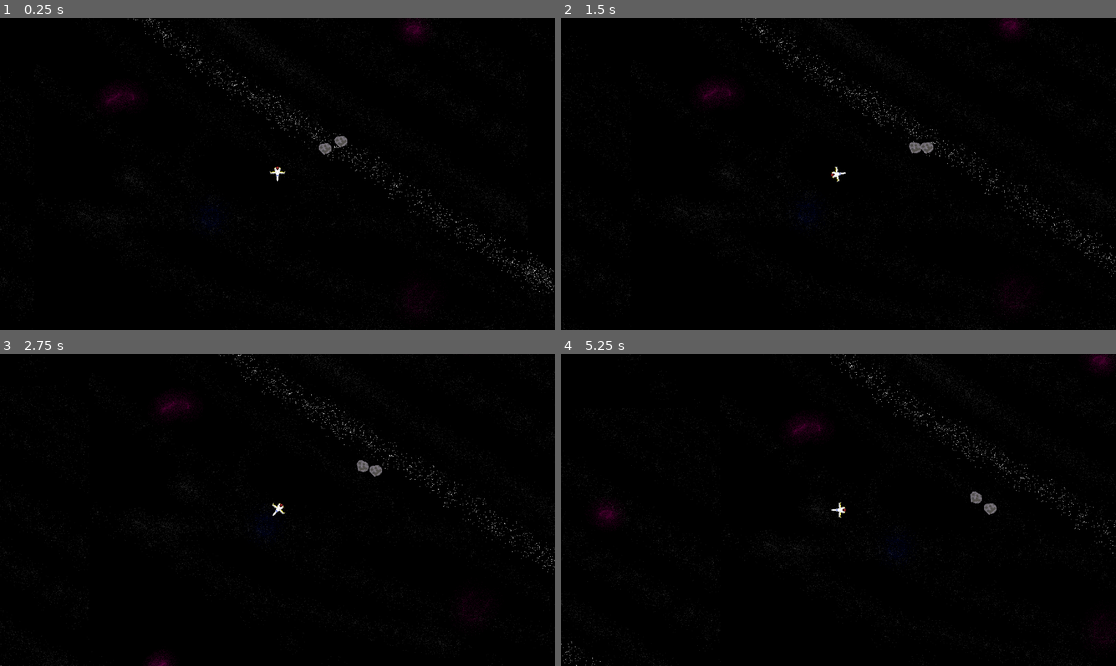
Above: before the commit, frames 1-4 (two rows, left to right).
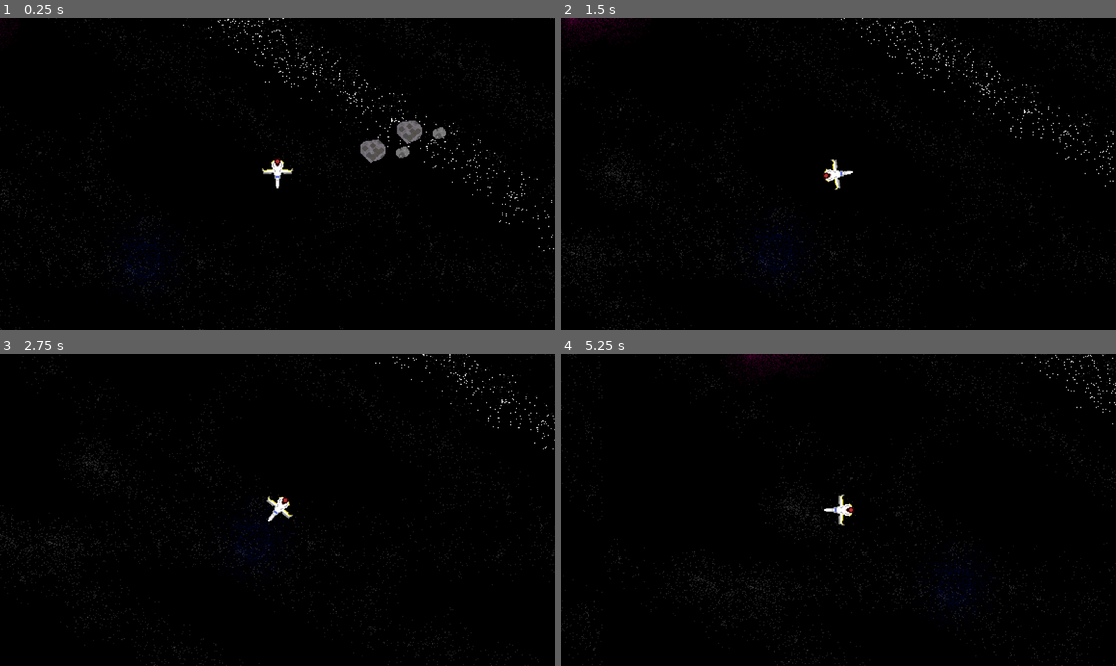
Above: after the commit, the same moments.

Repository: P3dr0-1702/final-reality
Game: Godot game, scene res://scenes/space.tscn
Same seed, same stepped clock (60 frames per second), same inputs: the game is played once before the commit and once after it.
Inputs (mouse positions are in pixels of both pictures, inside the frame that each line leads up to):
- Up to frame 1 (0.25 s): no input
- Up to frame 2 (1.5 s): move the mouse to (960, 158) at 0.52 s; click (960, 158) at 0.6 s; move the mouse to (727, 189) at 1.27 s; click (727, 189) at 1.35 s
- Up to frame 3 (2.75 s): move the mouse to (333, 441) at 2.02 s; click (333, 441) at 2.1 s
- Up to frame 4 (5.25 s): move the mouse to (810, 572) at 2.77 s; click (810, 572) at 2.85 s; move the mouse to (1005, 556) at 3.52 s; click (1005, 556) at 3.6 s; move the mouse to (672, 463) at 4.27 s; click (672, 463) at 4.35 s; move the mouse to (866, 510) at 5.02 s; click (866, 510) at 5.1 s

The runs differ from the first frame. In frame 1, 4.2% of the frame differs, in the area x 0-100%, y 0-100%; in frame 2, 3.6%; in frame 3, 3.1%; in frame 4, 3.4%.

Commit message:
added branches

Diff:
--- a/scenes/Bullet.tscn
+++ b/scenes/Bullet.tscn
@@ -1,7 +1,7 @@
 [gd_scene load_steps=4 format=3 uid="uid://hi5dpmp703uq"]
 
 [ext_resource type="Texture2D" uid="uid://c6xjfym8vqp0c" path="res://assets/Bullet.png" id="1_hf8mt"]
-[ext_resource type="Script" uid="uid://tfqg1qfdijf8" path="res://scenes/bullet.gd" id="1_p1sfj"]
+[ext_resource type="Script" uid="uid://tfqg1qfdijf8" path="res://scripts/bullet.gd" id="1_p1sfj"]
 
 [sub_resource type="CapsuleShape2D" id="CapsuleShape2D_hf8mt"]
 radius = 3.0
--- a/scenes/asteroid.tscn
+++ b/scenes/asteroid.tscn
@@ -1,37 +1,23 @@
-[gd_scene load_steps=5 format=3 uid="uid://cvr4156f6e2ce"]
+[gd_scene load_steps=3 format=3 uid="uid://cvr4156f6e2ce"]
 
 [ext_resource type="Texture2D" uid="uid://d3tcyxqej7cmp" path="res://assets/Asteroid1.png" id="1_6mo6b"]
 [ext_resource type="Texture2D" uid="uid://d4mh2g6a82msc" path="res://assets/Asteroid2.png" id="2_t4se3"]
 
-[sub_resource type="PhysicsMaterial" id="PhysicsMaterial_6mo6b"]
+[node name="Asteroids" type="Node2D"]
 
-[sub_resource type="SpriteFrames" id="SpriteFrames_6mo6b"]
-animations = [{
-"frames": [{
-"duration": 1.0,
-"texture": ExtResource("1_6mo6b")
-}],
-"loop": true,
-"name": &"Asteroid1",
-"speed": 5.0
-}, {
-"frames": [{
-"duration": 1.0,
-"texture": ExtResource("2_t4se3")
-}],
-"loop": true,
-"name": &"Asteroid2",
-"speed": 5.0
-}]
+[node name="Asteroid1" type="RigidBody2D" parent="."]
 
-[node name="Asteroid" type="RigidBody2D"]
-disable_mode = 2
-mass = 0.001
-physics_material_override = SubResource("PhysicsMaterial_6mo6b")
-gravity_scale = 0.0
-can_sleep = false
-freeze_mode = 1
+[node name="Sprite2D" type="Sprite2D" parent="Asteroid1"]
+texture = ExtResource("1_6mo6b")
 
-[node name="AnimatedSprite2D" type="AnimatedSprite2D" parent="."]
-sprite_frames = SubResource("SpriteFrames_6mo6b")
-animation = &"Asteroid1"
+[node name="CollisionPolygon2D" type="CollisionPolygon2D" parent="Asteroid1"]
+polygon = PackedVector2Array(7, -14, 14, -7, 14, 1, 13, 1, 12, 2, 12, 4, 10, 6, 8, 6, 5, 7, 2, 8, 0, 9, 0, 10, -2, 10, -3, 8, -8, 3, -12, -1, -12, -9, -7, -13, 0, -13)
+
+[node name="Asteroid2" type="RigidBody2D" parent="."]
+
+[node name="Sprite2D" type="Sprite2D" parent="Asteroid2"]
+position = Vector2(32, -1)
+texture = ExtResource("2_t4se3")
+
+[node name="CollisionPolygon2D" type="CollisionPolygon2D" parent="Asteroid2"]
+polygon = PackedVector2Array(25, 0, 26, -3, 29, -5, 32, -6, 34, -7, 36, -7, 37, -5, 39, -3, 39, 0, 35, 4, 31, 5, 28, 5, 26, 2)
--- a/scenes/space.tscn
+++ b/scenes/space.tscn
@@ -29,6 +29,7 @@
 position = Vector2(1, 0)
 
 [node name="Camera2D" type="Camera2D" parent="CharacterBody2D"]
+zoom = Vector2(2, 2)
 
 [node name="Asteroids" type="Node" parent="."]
 
Not shown, added: export_presets.cfg
Renamed: scenes/bullet.gd -> scripts/bullet.gd
Renamed: scenes/bullet.gd.uid -> scripts/bullet.gd.uid
